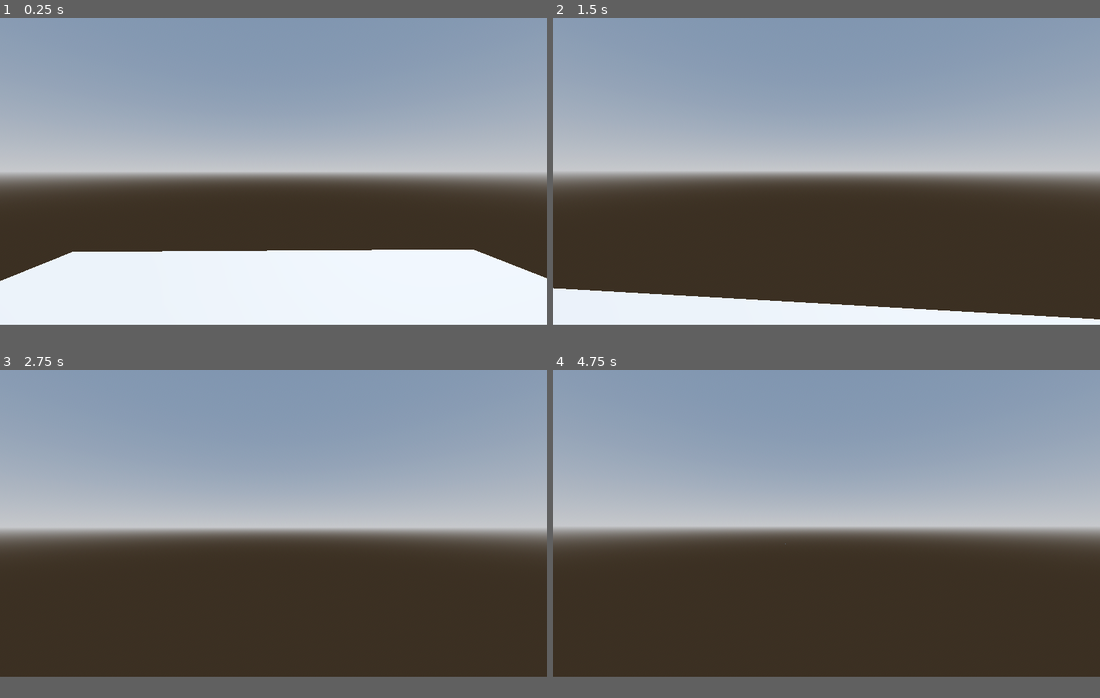
Above: before the commit, frames 1-4 (two rows, left to right).
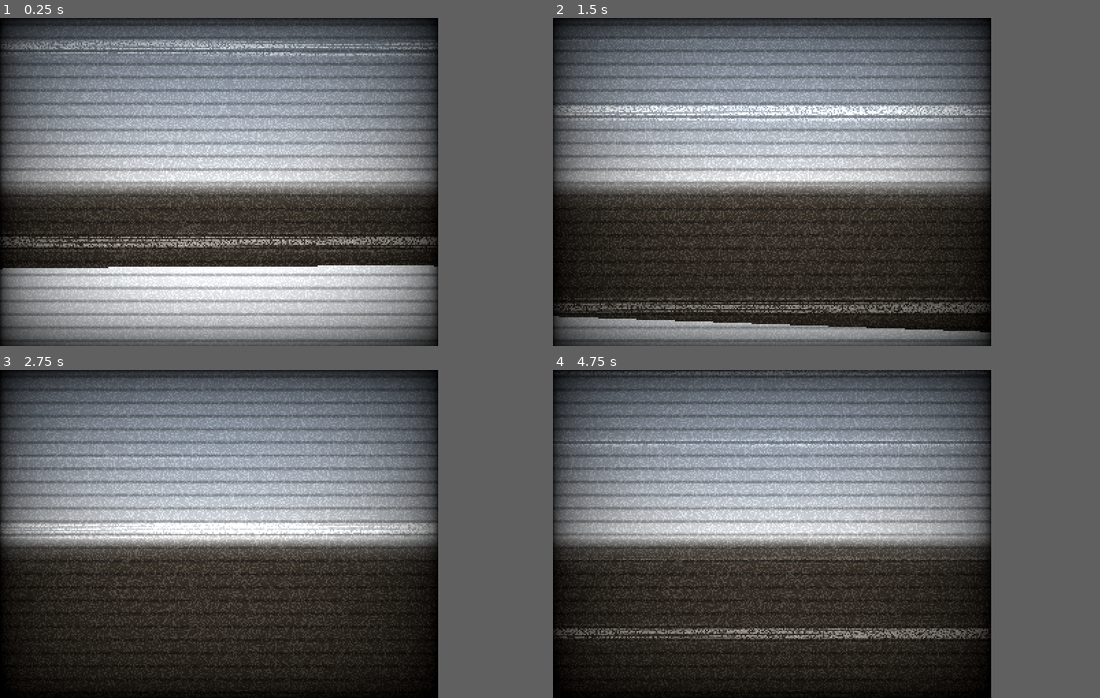
Above: after the commit, the same moments.

Repository: EthanMeachem/ethanmeachem.github.io
Game: Godot game, scene res://Main Scene.tscn
Same seed, same stepped clock (60 frames per second), same inputs: the game is played once before the commit and once after it.
Inputs (mouse positions are in pixels of both pictures, inside the frame that each line leads up to):
- Up to frame 1 (0.25 s): no input
- Up to frame 2 (1.5 s): move the mouse to (853, 168) at 0.52 s; hold W (MoveForward) from 0.53 s (still down); move the mouse to (799, 172) at 1.27 s
- Up to frame 3 (2.75 s): keep holding W (MoveForward); move the mouse to (284, 517) at 2.02 s
- Up to frame 4 (4.75 s): keep holding W (MoveForward); move the mouse to (821, 527) at 2.77 s; move the mouse to (864, 527) at 3.52 s; move the mouse to (782, 520) at 4.27 s
In our replay, the window is 799x449 before the commit and 640x480 after it. These sizes can differ from the game's own. Grey fills any space a smaller window leaves; there, only what the larger window draws over its background counts as a difference.

The runs differ from the first frame. In frame 1, 70% of the frame differs, in the area x 0-100%, y 0-100%; in frame 2, 63%; in frame 3, 58%; in frame 4, 59%.

Commit message:
capstone vhs shader added

Diff:
--- a/Capstone Project/Main Scene.tscn
+++ b/Capstone Project/Main Scene.tscn
@@ -1,6 +1,31 @@
-[gd_scene load_steps=7 format=3 uid="uid://dg0f1ag4tsdql"]
+[gd_scene load_steps=9 format=3 uid="uid://dg0f1ag4tsdql"]
 
 [ext_resource type="PackedScene" uid="uid://71dty86n53il" path="res://Character.tscn" id="1_h7pfk"]
+[ext_resource type="Shader" uid="uid://cnpipaay7pdi4" path="res://Shaders/CrtShader.gdshader" id="2_2uwcf"]
+
+[sub_resource type="ShaderMaterial" id="ShaderMaterial_t0tp6"]
+shader = ExtResource("2_2uwcf")
+shader_parameter/overlay = true
+shader_parameter/scanlines_opacity = 0.272
+shader_parameter/scanlines_width = 0.074
+shader_parameter/grille_opacity = 0.0
+shader_parameter/resolution = Vector2(8000, 6000)
+shader_parameter/pixelate = true
+shader_parameter/roll = true
+shader_parameter/roll_speed = 5.0
+shader_parameter/roll_size = 31.677
+shader_parameter/roll_variation = 0.704
+shader_parameter/distort_intensity = 0.011
+shader_parameter/noise_opacity = 0.4
+shader_parameter/noise_speed = 5.0
+shader_parameter/static_noise_intensity = 0.139
+shader_parameter/aberration = 4.75e-08
+shader_parameter/brightness = 1.0
+shader_parameter/discolor = true
+shader_parameter/warp_amount = 0.0
+shader_parameter/clip_warp = false
+shader_parameter/vignette_intensity = 0.4
+shader_parameter/vignette_opacity = 0.797
 
 [sub_resource type="ProceduralSkyMaterial" id="ProceduralSkyMaterial_1kcfc"]
 sky_horizon_color = Color(0.64625, 0.65575, 0.67075, 1)
@@ -23,6 +48,15 @@
 
 [node name="Node3D" type="Node3D"]
 
+[node name="CanvasLayer" type="CanvasLayer" parent="."]
+follow_viewport_enabled = true
+
+[node name="CrtShader" type="ColorRect" parent="CanvasLayer"]
+material = SubResource("ShaderMaterial_t0tp6")
+offset_right = 320.0
+offset_bottom = 241.0
+mouse_filter = 2
+
 [node name="WorldEnvironment" type="WorldEnvironment" parent="."]
 environment = SubResource("Environment_7vya7")
 
--- /dev/null
+++ b/Capstone Project/Shaders/CrtShader.gdshader
@@ -0,0 +1,229 @@
+/*
+Shader from Godot Shaders - the free shader library.
+godotshaders.com/shader/VHS-and-CRT-monitor-effect
+
+This shader is under CC0 license. Feel free to use, improve and
+change this shader according to your needs and consider sharing
+the modified result to godotshaders.com.
+*/
+
+shader_type canvas_item;
+
+//*** IMPORTANT! ***/
+// - If you are using this shader to affect the node it is applied to set 'overlay' to false (unchecked in the instepctor).
+// - If you are using this shader as an overlay, and want the shader to affect the nodes below in the Scene hierarchy,
+//   set 'overlay' to true (checked in the inspector).
+// On Mac there is potentially a bug causing this to not work properly. If that is the case and you want to use the shader as an overlay
+// change all "overlay ? SCREEN_TEXTURE : TEXTURE" to only "SCREEN_TEXTURE" on lines 129-140, and "vec2 uv = overlay ? warp(SCREEN_UV) : warp(UV);"
+// to "vec2 uv = warp(SCREEN_UV);" on line 98.
+uniform bool overlay = false;
+
+uniform float scanlines_opacity : hint_range(0.0, 1.0) = 0.4;
+uniform float scanlines_width : hint_range(0.0, 0.5) = 0.25;
+uniform float grille_opacity : hint_range(0.0, 1.0) = 0.3;
+uniform vec2 resolution = vec2(640.0, 480.0); // Set the number of rows and columns the texture will be divided in. Scanlines and grille will make a square based on these values
+
+uniform bool pixelate = true; // Fill each square ("pixel") with a sampled color, creating a pixel look and a more accurate representation of how a CRT monitor would work.
+
+uniform bool roll = true;
+uniform float roll_speed = 8.0; // Positive values are down, negative are up
+uniform float roll_size : hint_range(0.0, 100.0) = 15.0;
+uniform float roll_variation : hint_range(0.1, 5.0) = 1.8; // This valie is not an exact science. You have to play around with the value to find a look you like. How this works is explained in the code below.
+uniform float distort_intensity : hint_range(0.0, 0.2) = 0.05; // The distortion created by the rolling effect.
+
+uniform float noise_opacity : hint_range(0.0, 1.0) = 0.4;
+uniform float noise_speed = 5.0; // There is a movement in the noise pattern that can be hard to see first. This sets the speed of that movement.
+
+uniform float static_noise_intensity : hint_range(0.0, 1.0) = 0.06;
+
+uniform float aberration : hint_range(-1.0, 1.0) = 0.03; // Chromatic aberration, a distortion on each color channel.
+uniform float brightness = 1.4; // When adding scanline gaps and grille the image can get very dark. Brightness tries to compensate for that.
+uniform bool discolor = true; // Add a discolor effect simulating a VHS
+
+uniform float warp_amount :hint_range(0.0, 5.0) = 1.0; // Warp the texture edges simulating the curved glass of a CRT monitor or old TV.
+uniform bool clip_warp = false;
+
+uniform float vignette_intensity = 0.4; // Size of the vignette, how far towards the middle it should go.
+uniform float vignette_opacity : hint_range(0.0, 1.0) = 0.5;
+uniform sampler2D SCREEN_TEXTURE : hint_screen_texture, filter_linear_mipmap;
+// Used by the noise functin to generate a pseudo random value between 0.0 and 1.0
+vec2 random(vec2 uv){
+    uv = vec2( dot(uv, vec2(127.1,311.7) ),
+               dot(uv, vec2(269.5,183.3) ) );
+    return -1.0 + 2.0 * fract(sin(uv) * 43758.5453123);
+}
+
+// Generate a Perlin noise used by the distortion effects
+float noise(vec2 uv) {
+    vec2 uv_index = floor(uv);
+    vec2 uv_fract = fract(uv);
+
+    vec2 blur = smoothstep(0.0, 1.0, uv_fract);
+
+    return mix( mix( dot( random(uv_index + vec2(0.0,0.0) ), uv_fract - vec2(0.0,0.0) ),
+                     dot( random(uv_index + vec2(1.0,0.0) ), uv_fract - vec2(1.0,0.0) ), blur.x),
+                mix( dot( random(uv_index + vec2(0.0,1.0) ), uv_fract - vec2(0.0,1.0) ),
+                     dot( random(uv_index + vec2(1.0,1.0) ), uv_fract - vec2(1.0,1.0) ), blur.x), blur.y) * 0.5 + 0.5;
+}
+
+// Takes in the UV and warps the edges, creating the spherized effect
+vec2 warp(vec2 uv){
+	vec2 delta = uv - 0.5;
+	float delta2 = dot(delta.xy, delta.xy);
+	float delta4 = delta2 * delta2;
+	float delta_offset = delta4 * warp_amount;
+
+	return uv + delta * delta_offset;
+}
+
+// Adds a black border to hide stretched pixel created by the warp effect
+float border (vec2 uv){
+	float radius = min(warp_amount, 0.08);
+	radius = max(min(min(abs(radius * 2.0), abs(1.0)), abs(1.0)), 1e-5);
+	vec2 abs_uv = abs(uv * 2.0 - 1.0) - vec2(1.0, 1.0) + radius;
+	float dist = length(max(vec2(0.0), abs_uv)) / radius;
+	float square = smoothstep(0.96, 1.0, dist);
+	return clamp(1.0 - square, 0.0, 1.0);
+}
+
+// Adds a vignette shadow to the edges of the image
+float vignette(vec2 uv){
+	uv *= 1.0 - uv.xy;
+	float vignette = uv.x * uv.y * 15.0;
+	return pow(vignette, vignette_intensity * vignette_opacity);
+}
+
+void fragment()
+{
+	vec2 uv = overlay ? warp(SCREEN_UV) : warp(UV); // Warp the uv. uv will be used in most cases instead of UV to keep the warping
+	vec2 text_uv = uv;
+	vec2 roll_uv = vec2(0.0);
+	float time = roll ? TIME : 0.0;
+
+
+	// Pixelate the texture based on the given resolution.
+	if (pixelate)
+	{
+		text_uv = ceil(uv * resolution) / resolution;
+	}
+
+	// Create the rolling effect. We need roll_line a bit later to make the noise effect.
+	// That is why this runs if roll is true OR noise_opacity is over 0.
+	float roll_line = 0.0;
+	if (roll || noise_opacity > 0.0)
+	{
+		// Create the areas/lines where the texture will be distorted.
+		roll_line = smoothstep(0.3, 0.9, sin(uv.y * roll_size - (time * roll_speed) ) );
+		// Create more lines of a different size and apply to the first set of lines. This creates a bit of variation.
+		roll_line *= roll_line * smoothstep(0.3, 0.9, sin(uv.y * roll_size * roll_variation - (time * roll_speed * roll_variation) ) );
+		// Distort the UV where where the lines are
+		roll_uv = vec2(( roll_line * distort_intensity * (1.-UV.x)), 0.0);
+	}
+
+	vec4 text;
+	if (roll)
+	{
+		// If roll is true distort the texture with roll_uv. The texture is split up into RGB to
+		// make some chromatic aberration. We apply the aberration to the red and green channels accorging to the aberration parameter
+		// and intensify it a bit in the roll distortion.
+		text.r = texture(SCREEN_TEXTURE, text_uv + roll_uv * 0.8 + vec2(aberration, 0.0) * .1).r;
+		text.g = texture(SCREEN_TEXTURE, text_uv + roll_uv * 1.2 - vec2(aberration, 0.0) * .1 ).g;
+		text.b = texture(SCREEN_TEXTURE, text_uv + roll_uv).b;
+		text.a = 1.0;
+	}
+	else
+	{
+		// If roll is false only apply the aberration without any distorion. The aberration values are very small so the .1 is only
+		// to make the slider in the Inspector less sensitive.
+		text.r = texture(SCREEN_TEXTURE, text_uv + vec2(aberration, 0.0) * .1).r;
+		text.g = texture(SCREEN_TEXTURE, text_uv - vec2(aberration, 0.0) * .1).g;
+		text.b = texture(SCREEN_TEXTURE, text_uv).b;
+		text.a = 1.0;
+	}
+
+	float r = text.r;
+	float g = text.g;
+	float b = text.b;
+
+	uv = warp(UV);
+
+	// CRT monitors don't have pixels but groups of red, green and blue dots or lines, called grille. We isolate the texture's color channels
+	// and divide it up in 3 offsetted lines to show the red, green and blue colors next to each other, with a small black gap between.
+	if (grille_opacity > 0.0){
+
+		float g_r = smoothstep(0.85, 0.95, abs(sin(uv.x * (resolution.x * 3.14159265))));
+		r = mix(r, r * g_r, grille_opacity);
+
+		float g_g = smoothstep(0.85, 0.95, abs(sin(1.05 + uv.x * (resolution.x * 3.14159265))));
+		g = mix(g, g * g_g, grille_opacity);
+
+		float b_b = smoothstep(0.85, 0.95, abs(sin(2.1 + uv.x * (resolution.x * 3.14159265))));
+		b = mix(b, b * b_b, grille_opacity);
+
+	}
+
+	// Apply the grille to the texture's color channels and apply Brightness. Since the grille and the scanlines (below) make the image very dark you
+	// can compensate by increasing the brightness.
+	text.r = clamp(r * brightness, 0.0, 1.0);
+	text.g = clamp(g * brightness, 0.0, 1.0);
+	text.b = clamp(b * brightness, 0.0, 1.0);
+
+	// Scanlines are the horizontal lines that make up the image on a CRT monitor.
+	// Here we are actual setting the black gap between each line, which I guess is not the right definition of the word, but you get the idea
+	float scanlines = 0.5;
+	if (scanlines_opacity > 0.0)
+	{
+		// Same technique as above, create lines with sine and applying it to the texture. Smoothstep to allow setting the line size.
+		scanlines = smoothstep(scanlines_width, scanlines_width + 0.5, abs(sin(uv.y * (resolution.y * 3.14159265))));
+		text.rgb = mix(text.rgb, text.rgb * vec3(scanlines), scanlines_opacity);
+	}
+
+	// Apply the banded noise.
+	if (noise_opacity > 0.0)
+	{
+		// Generate a noise pattern that is very stretched horizontally, and animate it with noise_speed
+		float noise = smoothstep(0.4, 0.5, noise(uv * vec2(2.0, 200.0) + vec2(10.0, (TIME * (noise_speed))) ) );
+
+		// We use roll_line (set above) to define how big the noise should be vertically (multiplying cuts off all black parts).
+		// We also add in some basic noise with random() to break up the noise pattern above. The noise is sized according to
+		// the resolution value set in the inspector. If you don't like this look you can
+		// change "ceil(uv * resolution) / resolution" to only "uv" to make it less pixelated. Or multiply resolution with som value
+		// greater than 1.0 to make them smaller.
+		roll_line *= noise * scanlines * clamp(random((ceil(uv * resolution) / resolution) + vec2(TIME * 0.8, 0.0)).x + 0.8, 0.0, 1.0);
+		// Add it to the texture based on noise_opacity
+		text.rgb = clamp(mix(text.rgb, text.rgb + roll_line, noise_opacity), vec3(0.0), vec3(1.0));
+	}
+
+	// Apply static noise by generating it over the whole screen in the same way as above
+	if (static_noise_intensity > 0.0)
+	{
+		text.rgb += clamp(random((ceil(uv * resolution) / resolution) + fract(TIME)).x, 0.0, 1.0) * static_noise_intensity;
+	}
+
+	// Apply a black border to hide imperfections caused by the warping.
+	// Also apply the vignette
+	text.rgb *= border(uv);
+	text.rgb *= vignette(uv);
+	// Hides the black border and make that area transparent. Good if you want to add the the texture on top an image of a TV or monitor.
+	if (clip_warp)
+	{
+		text.a = border(uv);
+	}
+
+	// Apply discoloration to get a VHS look (lower saturation and higher contrast)
+	// You can play with the values below or expose them in the Inspector.
+	float saturation = 0.5;
+	float contrast = 1.2;
+	if (discolor)
+	{
+		// Saturation
+		vec3 greyscale = vec3(text.r + text.g + text.b) / 3.;
+		text.rgb = mix(text.rgb, greyscale, saturation);
+
+		// Contrast
+		float midpoint = pow(0.5, 2.2);
+		text.rgb = (text.rgb - vec3(midpoint)) * contrast + midpoint;
+	}
+
+	COLOR = text;
+}
--- /dev/null
+++ b/Capstone Project/Shaders/Ps1JitterEffect.gdshader
@@ -0,0 +1,72 @@
+shader_type canvas_item;
+
+render_mode unshaded;
+
+#define MAXCOLORS 16
+
+uniform bool enabled = true;
+uniform bool dithering = true;
+uniform int colors : hint_range(1, MAXCOLORS) = 12;
+uniform int dither_size: hint_range(1, 8) = 1;
+
+float dithering_pattern(ivec2 fragcoord) {
+	const float pattern[] = {
+		0.00, 0.50, 0.10, 0.65,
+		0.75, 0.25, 0.90, 0.35,
+		0.20, 0.70, 0.05, 0.50,
+		0.95, 0.40, 0.80, 0.30
+	};
+
+	int x = fragcoord.x % 4;
+	int y = fragcoord.y % 4;
+
+	return pattern[y * 4 + x];
+}
+
+float reduce_color(float raw, float dither, int depth) {
+	float div = 1.0 / float(depth);
+	float val = 0.0;
+	int i = 0;
+
+	while (i <= MAXCOLORS)
+	{
+		if (raw > div * (float(i + 1))) {
+			i = i + 1;
+			continue;
+		}
+
+		if (raw * float(depth) - float(i) <= dither * 0.999)
+		{
+			val = div * float(i);
+		}
+		else
+		{
+			val = div * float(i + 1);
+		}
+		return val;
+
+		i = i+1;
+	}
+
+	return val;
+}
+
+void fragment() {
+	vec4 raw = texture(TEXTURE, SCREEN_UV);
+	ivec2 uv = ivec2(FRAGCOORD.xy / float(dither_size));
+
+	if (enabled == true){
+		float dithering_value = 1.0;
+		if (dithering)
+		{
+			dithering_value = dithering_pattern(uv);
+		}
+
+		COLOR.r = reduce_color(raw.r, (dithering_value - 0.5) * dithering_value + 0.5, colors - 1);
+		COLOR.g = reduce_color(raw.g, (dithering_value - 0.5) * dithering_value + 0.5, colors - 1);
+		COLOR.b = reduce_color(raw.b, (dithering_value - 0.5) * dithering_value + 0.5, colors - 1);
+
+	} else {
+		COLOR.rgb = raw.rgb;
+	}
+}
--- a/Capstone Project/character.gd
+++ b/Capstone Project/character.gd
@@ -1,6 +1,6 @@
 extends RigidBody3D
 
-var mouse_sensitivity := 0.001
+var mouse_sensitivity := 0.004
 var twist_input := 0.0
 var pitch_input := 0.0
 
--- a/Capstone Project/project.godot
+++ b/Capstone Project/project.godot
@@ -17,9 +17,14 @@
 
 [display]
 
-window/size/viewport_width=1920
-window/size/viewport_height=1080
+window/size/viewport_width=320
+window/size/viewport_height=240
 window/size/mode=2
+window/stretch/mode="viewport"
+
+[filesystem]
+
+import/blender/enabled=false
 
 [input]
 
Not shown, added: Capstone Project/Shaders/CrtShader.gdshader.uid
Not shown, added: Capstone Project/Shaders/Ps1JitterEffect.gdshader.uid
